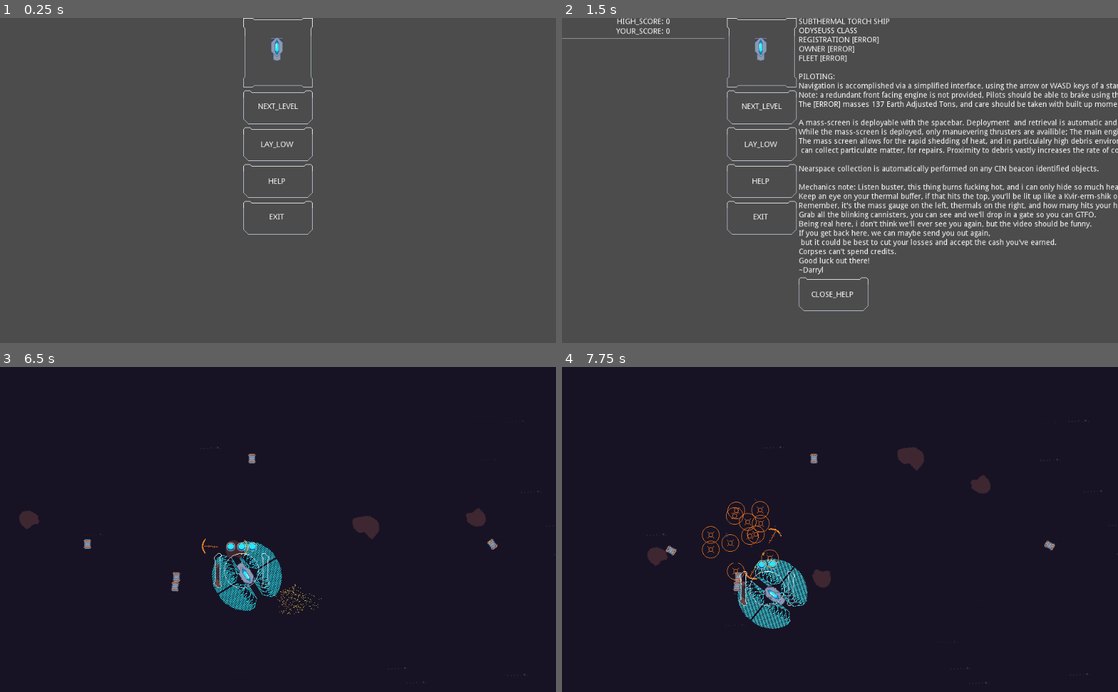
Above: before the commit, frames 1-4 (two rows, left to right).
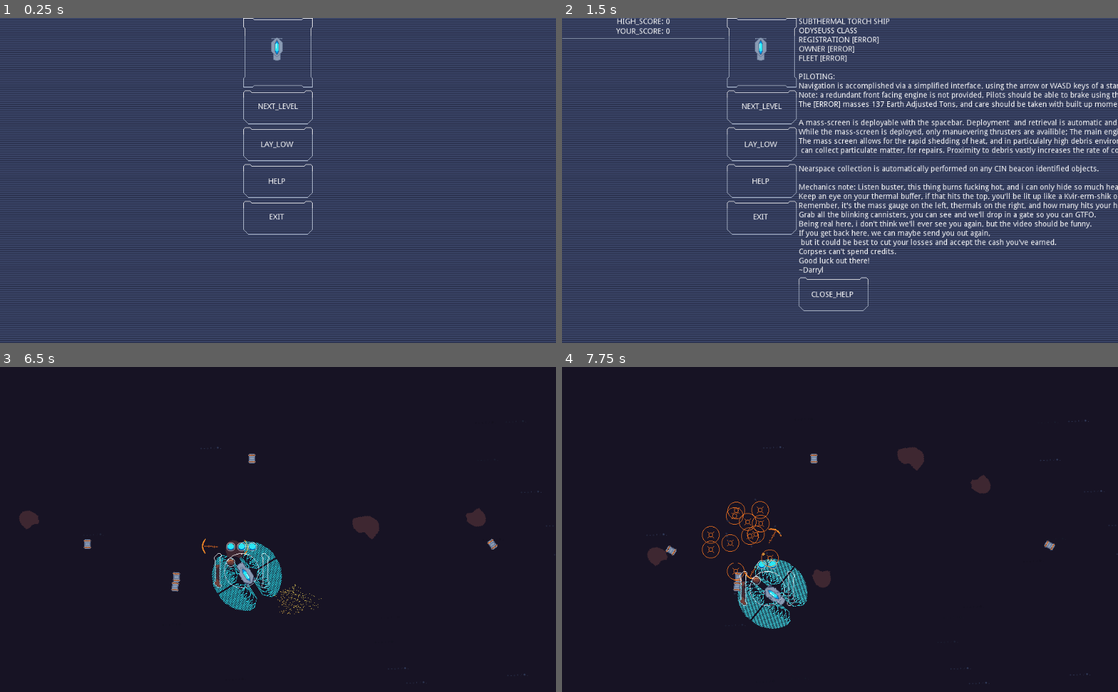
Above: after the commit, the same moments.

Repository: UnwarySage/Subthermal
Game: Godot game, scene res://level/menu/Menu.tscn
Two runs of this game, one before a commit and one after it. Both use one fixed random seed, a clock stepped at 60 frames per second and the inputs below.
Inputs:
- Up to frame 1 (0.25 s): no input
- Up to frame 2 (1.5 s): click "LAY_LOW" at 0.5 s; click "HELP" at 1.25 s
- Up to frame 3 (6.5 s): click "NEXT_LEVEL" at 2 s; tap Enter at 2.75 s; hold D (player_turn_right) 2.78-3.53 s; hold Space (player_deploy_mesh) 2.78-3.53 s; hold Down (player_brake) 3.53-4.28 s; tap Shift (player_fire_waffle) at 3.6, 5.1 s; hold D (player_turn_right) 4.28-5.03 s; hold Space (player_deploy_mesh) 4.28-5.03 s; hold W (player_forward) 5.03-5.78 s; hold A (player_turn_left) from 5.78 s (still down); hold Space (player_deploy_mesh) from 5.78 s (still down)
- Up to frame 4 (7.75 s): release Space (player_deploy_mesh) at 6.53 s; tap Shift (player_fire_waffle) at 6.6 s; release A (player_turn_left) at 7.28 s; hold Down (player_brake) from 7.28 s (still down); hold Space (player_deploy_mesh) from 7.28 s (still down)

The runs differ from the first frame. In frame 1, 86% of the frame differs, in the area x 0-100%, y 0-100%; in frame 2, 78%; in frame 3, less than 0.1%; in frame 4, less than 0.1%.

Commit message:
player registers with HUD
add can shoot waffle icon

Diff:
--- a/game/entities/player/PlayerHud.gd
+++ b/game/entities/player/PlayerHud.gd
@@ -1,11 +1,12 @@
 extends VBoxContainer
 var life_icon_scene = preload("res://entities/player/LifeIcon.tscn")
+var player = null
 
 
 
 func _on_ShipBody_heat_updated(new_val):
 	$HBoxContainer/ThermalGauge.value = new_val
-	$HBoxContainer/ThermalGauge.max_value = self.get_parent().get_parent().thermal_buffer
+	$HBoxContainer/ThermalGauge.max_value = player.thermal_buffer
 
 func _on_ShipBody_life_updated(new_val):
 	adjust_life_icons(new_val)
@@ -19,4 +20,8 @@
 
 func _on_ShipBody_mass_updated(new_val):
 	$HBoxContainer/MassGauge.value = new_val
-	$HBoxContainer/MassGauge.max_value = self.get_parent().get_parent().max_mass
+	$HBoxContainer/MassGauge.max_value = player.max_mass
+	if (player.waffle_cost < new_val):
+		self.get_node("../WaffleReadyIcon").frame =0
+	else:
+		self.get_node("../WaffleReadyIcon").frame =1
--- a/game/entities/player/Ship.gd
+++ b/game/entities/player/Ship.gd
@@ -37,8 +37,10 @@
 	$EngineTarget.position.y = -engine_strength
 	$ThrusterTarget.position.x = thruster_strength
 	GAMEKEEPER.register_player(self)
+	$Follower/HUD.player = self
 	emit_signal("life_updated", max_health-damage)
 	emit_signal("mass_updated", stored_mass)
+
 	print("ship spawned")
 
 func _process(delta):
--- a/game/entities/player/Ship.tscn
+++ b/game/entities/player/Ship.tscn
@@ -15,12 +15,14 @@
 [ext_resource path="res://entities/player/ship_ui_background.png" type="Texture" id=13]
 [ext_resource path="res://entities/player/temperature_gauge_outer.png" type="Texture" id=14]
 [ext_resource path="res://entities/player/temperature_gauge_inner.png" type="Texture" id=15]
-[ext_resource path="res://entities/player/impact1.wav" type="AudioStream" id=16]
-[ext_resource path="res://entities/player/death.wav" type="AudioStream" id=17]
-[ext_resource path="res://entities/player/pickup.wav" type="AudioStream" id=18]
-[ext_resource path="res://entities/player/engine_fire.wav" type="AudioStream" id=19]
-[ext_resource path="res://entities/player/fail_to_fire.wav" type="AudioStream" id=20]
-[ext_resource path="res://entities/player/fire.wav" type="AudioStream" id=21]
+[ext_resource path="res://entities/player/ship_ui_icons2.png" type="Texture" id=16]
+[ext_resource path="res://entities/player/ship_ui_icons3.png" type="Texture" id=17]
+[ext_resource path="res://entities/player/impact1.wav" type="AudioStream" id=18]
+[ext_resource path="res://entities/player/death.wav" type="AudioStream" id=19]
+[ext_resource path="res://entities/player/pickup.wav" type="AudioStream" id=20]
+[ext_resource path="res://entities/player/engine_fire.wav" type="AudioStream" id=21]
+[ext_resource path="res://entities/player/fail_to_fire.wav" type="AudioStream" id=22]
+[ext_resource path="res://entities/player/fire.wav" type="AudioStream" id=23]
 
 [sub_resource type="SpriteFrames" id=8]
 
@@ -106,7 +108,16 @@
 anim_loop = false
 _sections_unfolded = [ "Color", "Emission Shape", "Flags", "Hue Variation", "Initial Velocity", "Linear Accel", "Spread" ]
 
-[node name="ShipBody" type="RigidBody2D" groups=[
+[sub_resource type="SpriteFrames" id=9]
+
+animations = [ {
+"frames": [ ExtResource( 16 ), ExtResource( 17 ) ],
+"loop": true,
+"name": "default",
+"speed": 5.0
+} ]
+
+[node name="ShipBody" type="RigidBody2D" index="0" groups=[
 "player",
 "has_temperature",
 "ship",
@@ -198,11 +209,12 @@
 
 [node name="HUD" type="VBoxContainer" parent="Follower" index="0"]
 
+editor/display_folded = true
 anchor_left = 0.5
 anchor_top = 0.5
 anchor_right = 0.5
 anchor_bottom = 0.5
-margin_left = -78.0
+margin_left = -77.0
 margin_top = -62.0
 margin_right = 58.0
 margin_bottom = 70.0
@@ -215,7 +227,8 @@
 script = ExtResource( 9 )
 _sections_unfolded = [ "Anchor", "Margin" ]
 __meta__ = {
-"_edit_group_": true
+"_edit_group_": true,
+"_edit_lock_": true
 }
 
 [node name="LifeContainer" type="HBoxContainer" parent="Follower/HUD" index="0"]
@@ -224,7 +237,7 @@
 anchor_top = 0.0
 anchor_right = 0.0
 anchor_bottom = 0.0
-margin_right = 136.0
+margin_right = 135.0
 margin_bottom = 16.0
 rect_pivot_offset = Vector2( 0, 0 )
 mouse_filter = 1
@@ -232,7 +245,7 @@
 size_flags_horizontal = 1
 size_flags_vertical = 1
 alignment = 1
-_sections_unfolded = [ "Grow Direction", "Margin" ]
+_sections_unfolded = [ "Grow Direction", "Margin", "Rect" ]
 
 [node name="LifeIcon" type="TextureRect" parent="Follower/HUD/LifeContainer" index="0"]
 
@@ -240,8 +253,8 @@
 anchor_top = 0.0
 anchor_right = 0.0
 anchor_bottom = 0.0
-margin_left = 60.0
-margin_right = 76.0
+margin_left = 59.0
+margin_right = 75.0
 margin_bottom = 16.0
 rect_pivot_offset = Vector2( 0, 0 )
 mouse_filter = 1
@@ -258,7 +271,7 @@
 anchor_right = 0.0
 anchor_bottom = 0.0
 margin_top = 20.0
-margin_right = 136.0
+margin_right = 135.0
 margin_bottom = 84.0
 rect_pivot_offset = Vector2( 0, 0 )
 mouse_filter = 1
@@ -274,8 +287,8 @@
 anchor_top = 0.0
 anchor_right = 0.0
 anchor_bottom = 0.0
-margin_left = 17.0
-margin_right = 32.0
+margin_left = 16.0
+margin_right = 31.0
 margin_bottom = 64.0
 rect_pivot_offset = Vector2( 0, 0 )
 mouse_filter = 0
@@ -304,8 +317,8 @@
 anchor_top = 0.0
 anchor_right = 0.0
 anchor_bottom = 0.0
-margin_left = 36.0
-margin_right = 100.0
+margin_left = 35.0
+margin_right = 99.0
 margin_bottom = 64.0
 rect_pivot_offset = Vector2( 0, 0 )
 mouse_filter = 1
@@ -321,8 +334,8 @@
 anchor_top = 0.0
 anchor_right = 0.0
 anchor_bottom = 0.0
-margin_left = 104.0
-margin_right = 119.0
+margin_left = 103.0
+margin_right = 118.0
 margin_bottom = 64.0
 rect_pivot_offset = Vector2( 0, 0 )
 mouse_filter = 0
@@ -345,6 +358,13 @@
 nine_patch_stretch = false
 _sections_unfolded = [ "Anchor", "Margin", "Rect", "Textures" ]
 
+[node name="WaffleReadyIcon" type="AnimatedSprite" parent="Follower" index="1"]
+
+position = Vector2( -30, -25 )
+frames = SubResource( 9 )
+animation = "default"
+_sections_unfolded = [ "Transform" ]
+
 [node name="DeathTimer" type="Timer" parent="." index="7"]
 
 process_mode = 1
@@ -358,26 +378,6 @@
 
 [node name="HitSound" type="AudioStreamPlayer2D" parent="." index="9"]
 
-stream = ExtResource( 16 )
-volume_db = 0.0
-autoplay = false
-max_distance = 2000.0
-attenuation = 1.0
-bus = "Master"
-area_mask = 1
-
-[node name="DeathSound" type="AudioStreamPlayer2D" parent="." index="10"]
-
-stream = ExtResource( 17 )
-volume_db = 0.0
-autoplay = false
-max_distance = 2000.0
-attenuation = 1.0
-bus = "Master"
-area_mask = 1
-
-[node name="CollectSound" type="AudioStreamPlayer2D" parent="." index="11"]
-
 stream = ExtResource( 18 )
 volume_db = 0.0
 autoplay = false
@@ -385,18 +385,24 @@
 attenuation = 1.0
 bus = "Master"
 area_mask = 1
-
-[node name="EngineSound" type="AudioStreamPlayer2D" parent="." index="12"]
+__meta__ = {
+"_edit_lock_": true
+}
+
+[node name="DeathSound" type="AudioStreamPlayer2D" parent="." index="10"]
 
 stream = ExtResource( 19 )
-volume_db = -15.0
-autoplay = false
-max_distance = 2000.0
-attenuation = 1.0
-bus = "Master"
-area_mask = 1
-
-[node name="ShootFailSound" type="AudioStreamPlayer2D" parent="." index="13"]
+volume_db = 0.0
+autoplay = false
+max_distance = 2000.0
+attenuation = 1.0
+bus = "Master"
+area_mask = 1
+__meta__ = {
+"_edit_lock_": true
+}
+
+[node name="CollectSound" type="AudioStreamPlayer2D" parent="." index="11"]
 
 stream = ExtResource( 20 )
 volume_db = 0.0
@@ -405,16 +411,48 @@
 attenuation = 1.0
 bus = "Master"
 area_mask = 1
+__meta__ = {
+"_edit_lock_": true
+}
+
+[node name="EngineSound" type="AudioStreamPlayer2D" parent="." index="12"]
+
+stream = ExtResource( 21 )
+volume_db = -15.0
+autoplay = false
+max_distance = 2000.0
+attenuation = 1.0
+bus = "Master"
+area_mask = 1
+__meta__ = {
+"_edit_lock_": true
+}
+
+[node name="ShootFailSound" type="AudioStreamPlayer2D" parent="." index="13"]
+
+stream = ExtResource( 22 )
+volume_db = 0.0
+autoplay = false
+max_distance = 2000.0
+attenuation = 1.0
+bus = "Master"
+area_mask = 1
+__meta__ = {
+"_edit_lock_": true
+}
 
 [node name="FireSound" type="AudioStreamPlayer2D" parent="." index="14"]
 
-stream = ExtResource( 21 )
+stream = ExtResource( 23 )
 volume_db = 0.0
 autoplay = false
 max_distance = 2000.0
 attenuation = 1.0
 bus = "Master"
 area_mask = 1
+__meta__ = {
+"_edit_lock_": true
+}
 
 [connection signal="body_entered" from="." to="." method="_on_ShipBody_body_entered"]
 
--- a/game/entities/reticule/Reticule.tscn
+++ b/game/entities/reticule/Reticule.tscn
@@ -5,7 +5,7 @@
 [ext_resource path="res://entities/reticule/reticule.png" type="Texture" id=3]
 [ext_resource path="res://entities/reticule/lockon1.wav" type="AudioStream" id=4]
 
-[node name="ReticulePosition" type="Node2D" index="0"]
+[node name="ReticulePosition" type="Node2D"]
 
 script = ExtResource( 1 )
 max_viz_distance = 120.0
--- a/game/entities/waffle/Waffle.tscn
+++ b/game/entities/waffle/Waffle.tscn
@@ -49,7 +49,7 @@
 
 frames = SubResource( 1 )
 animation = "default"
-frame = 4
+frame = 2
 playing = true
 
 [node name="WaffleShape" type="CollisionShape2D" parent="." index="1"]
--- a/game/level/menu/Menu.gd
+++ b/game/level/menu/Menu.gd
@@ -1,4 +1,4 @@
-extends HBoxContainer
+extends Control
 
 export (PackedScene) var scorebox_scene
 
@@ -6,11 +6,11 @@
 
 func _ready():
 	if(SCOREKEEPER.present_score != 0):
-		$MainMenu/PresentScoreBox/HiScoreDisplay.text = str(SCOREKEEPER.present_score)
-		$MainMenu/PresentScoreBox.visible = true
+		$CentralCollumn/MainMenu/PresentScoreBox/HiScoreDisplay.text = str(SCOREKEEPER.present_score)
+		$CentralCollumn/MainMenu/PresentScoreBox.visible = true
 	else:
-		$MainMenu/PresentScoreBox.visible = false
-	$MainMenu/NextLevelButton.grab_focus()
+		$CentralCollumn/MainMenu/PresentScoreBox.visible = false
+	$CentralCollumn/MainMenu/NextLevelButton.grab_focus()
 
 func _on_NextLevelButton_pressed():
 	GAMEKEEPER.enabled = true
@@ -20,30 +20,30 @@
 
 func _on_RetireButton_pressed():
 	lain_low = true
-	if($ScoreContainer.visible):
-		$ScoreContainer.visible = false
+	if($CentralCollumn/ScoreContainer.visible):
+		$CentralCollumn/ScoreContainer.visible = false
 	else:
 		_display_scores()
-		$ScoreContainer.visible = true
+		$CentralCollumn/ScoreContainer.visible = true
 
 func _on_HelpButton_pressed():
-	$HelpScreen.visible = !$HelpScreen.visible
+	$CentralCollumn/HelpScreen.visible = !$CentralCollumn/HelpScreen.visible
 
 func _on_ExitButton_pressed():
 	print("exiting")
 	get_tree().quit()
 
 func _on_CloseHelp_pressed():
-	$HelpScreen.visible = false
+	$CentralCollumn/HelpScreen.visible = false
 
 func _display_scores():
-	$ScoreContainer/ScoreScreen/YourScoreBox/HiScoreDisplay.text = str(SCOREKEEPER.present_score)
-	$ScoreContainer/ScoreScreen/HiScoreBox/HiScoreDisplay.text = str(SCOREKEEPER.high_score)
+	$CentralCollumn/ScoreContainer/ScoreScreen/YourScoreBox/HiScoreDisplay.text = str(SCOREKEEPER.present_score)
+	$CentralCollumn/ScoreContainer/ScoreScreen/HiScoreBox/HiScoreDisplay.text = str(SCOREKEEPER.high_score)
 
 	var index = 1
 	for score in SCOREKEEPER.prev_scores:
 		var box = scorebox_scene.instance()
 		box.get_node("HiScoreName").text = ("RUN_" + str(index) + ":")
 		box.get_node("HiScoreDisplay").text = str(score)
-		$ScoreContainer/ScoreScreen.add_child(box)
+		$CentralCollumn/ScoreContainer/ScoreScreen.add_child(box)
 		index += 1
--- a/game/level/menu/Menu.tscn
+++ b/game/level/menu/Menu.tscn
@@ -1,14 +1,32 @@
-[gd_scene load_steps=8 format=2]
-
-[ext_resource path="res://level/menu/Menu.gd" type="Script" id=1]
-[ext_resource path="res://level/menu/ScoreBox.tscn" type="PackedScene" id=2]
-[ext_resource path="res://level/menu/frame.png" type="Texture" id=3]
-[ext_resource path="res://entities/player/ship.png" type="Texture" id=4]
-[ext_resource path="res://level/menu/button_hollow.png" type="Texture" id=5]
-[ext_resource path="res://level/menu/button_full.png" type="Texture" id=6]
-[ext_resource path="res://level/menu/button_focussed.png" type="Texture" id=7]
-
-[node name="HBoxContainer" type="HBoxContainer"]
+[gd_scene load_steps=9 format=2]
+
+[ext_resource path="res://level/menu/menu_background.png" type="Texture" id=1]
+[ext_resource path="res://level/menu/Menu.gd" type="Script" id=2]
+[ext_resource path="res://level/menu/ScoreBox.tscn" type="PackedScene" id=3]
+[ext_resource path="res://level/menu/frame.png" type="Texture" id=4]
+[ext_resource path="res://entities/player/ship.png" type="Texture" id=5]
+[ext_resource path="res://level/menu/button_hollow.png" type="Texture" id=6]
+[ext_resource path="res://level/menu/button_full.png" type="Texture" id=7]
+[ext_resource path="res://level/menu/button_focussed.png" type="Texture" id=8]
+
+[node name="HBoxContainer" type="TextureRect"]
+
+anchor_left = 0.0
+anchor_top = 0.0
+anchor_right = 1.0
+anchor_bottom = 1.0
+rect_pivot_offset = Vector2( 0, 0 )
+mouse_filter = 1
+mouse_default_cursor_shape = 0
+size_flags_horizontal = 1
+size_flags_vertical = 1
+texture = ExtResource( 1 )
+stretch_mode = 2
+script = ExtResource( 2 )
+_sections_unfolded = [ "Margin" ]
+scorebox_scene = ExtResource( 3 )
+
+[node name="CentralCollumn" type="HBoxContainer" parent="." index="0"]
 
 anchor_left = 0.0
 anchor_top = 0.0
@@ -20,11 +38,8 @@
 size_flags_horizontal = 1
 size_flags_vertical = 1
 alignment = 1
-script = ExtResource( 1 )
-_sections_unfolded = [ "Margin" ]
-scorebox_scene = ExtResource( 2 )
-
-[node name="ScoreContainer" type="MarginContainer" parent="." index="0"]
+
+[node name="ScoreContainer" type="MarginContainer" parent="CentralCollumn" index="0"]
 
 editor/display_folded = true
 visible = false
@@ -32,8 +47,8 @@
 anchor_top = 0.0
 anchor_right = 0.0
 anchor_bottom = 0.0
-margin_left = 292.0
-margin_right = 600.0
+margin_left = 287.0
+margin_right = 595.0
 margin_bottom = 600.0
 rect_pivot_offset = Vector2( 0, 0 )
 mouse_filter = 0
@@ -42,8 +57,9 @@
 size_flags_vertical = 1
 _sections_unfolded = [ "Anchor", "Margin" ]
 
-[node name="ScoreScreen" type="VBoxContainer" parent="ScoreContainer" index="0"]
-
+[node name="ScoreScreen" type="VBoxContainer" parent="CentralCollumn/ScoreContainer" index="0"]
+
+editor/display_folded = true
 anchor_left = 0.0
 anchor_top = 0.0
 anchor_right = 0.0
@@ -60,9 +76,9 @@
 alignment = 0
 _sections_unfolded = [ "Anchor", "Margin", "Rect" ]
 
-[node name="HiScoreBox" parent="ScoreContainer/ScoreScreen" index="0" instance=ExtResource( 2 )]
-
-[node name="YourScoreBox" type="HBoxContainer" parent="ScoreContainer/ScoreScreen" index="1"]
+[node name="HiScoreBox" parent="CentralCollumn/ScoreContainer/ScoreScreen" index="0" instance=ExtResource( 3 )]
+
+[node name="YourScoreBox" type="HBoxContainer" parent="CentralCollumn/ScoreContainer/ScoreScreen" index="1"]
 
 anchor_left = 0.0
 anchor_top = 0.0
@@ -78,7 +94,7 @@
 size_flags_vertical = 1
 alignment = 1
 
-[node name="HiScoreName" type="Label" parent="ScoreContainer/ScoreScreen/YourScoreBox" index="0"]
+[node name="HiScoreName" type="Label" parent="CentralCollumn/ScoreContainer/ScoreScreen/YourScoreBox" index="0"]
 
 anchor_left = 0.0
 anchor_top = 0.0
@@ -97,7 +113,7 @@
 lines_skipped = 0
 max_lines_visible = -1
 
-[node name="HiScoreDisplay" type="Label" parent="ScoreContainer/ScoreScreen/YourScoreBox" index="1"]
+[node name="HiScoreDisplay" type="Label" parent="CentralCollumn/ScoreContainer/ScoreScreen/YourScoreBox" index="1"]
 
 anchor_left = 0.0
 anchor_top = 0.0
@@ -116,7 +132,7 @@
 lines_skipped = 0
 max_lines_visible = -1
 
-[node name="HSeparator" type="HSeparator" parent="ScoreContainer/ScoreScreen" index="2"]
+[node name="HSeparator" type="HSeparator" parent="CentralCollumn/ScoreContainer/ScoreScreen" index="2"]
 
 anchor_left = 0.0
 anchor_top = 0.0
@@ -131,8 +147,9 @@
 size_flags_horizontal = 1
 size_flags_vertical = 1
 
-[node name="MainMenu" type="VBoxContainer" parent="." index="1"]
-
+[node name="MainMenu" type="VBoxContainer" parent="CentralCollumn" index="1"]
+
+editor/display_folded = true
 anchor_left = 0.0
 anchor_top = 0.0
 anchor_right = 0.0
@@ -148,7 +165,7 @@
 alignment = 0
 _sections_unfolded = [ "Margin" ]
 
-[node name="CenterContainer" type="CenterContainer" parent="MainMenu" index="0"]
+[node name="CenterContainer" type="CenterContainer" parent="CentralCollumn/MainMenu" index="0"]
 
 anchor_left = 0.0
 anchor_top = 0.0
@@ -163,7 +180,7 @@
 size_flags_vertical = 1
 use_top_left = false
 
-[node name="TextureRect" type="TextureRect" parent="MainMenu/CenterContainer" index="0"]
+[node name="TextureRect" type="TextureRect" parent="CentralCollumn/MainMenu/CenterContainer" index="0"]
 
 anchor_left = 0.0
 anchor_top = 0.0
@@ -177,10 +194,10 @@
 mouse_default_cursor_shape = 0
 size_flags_horizontal = 1
 size_flags_vertical = 1
-texture = ExtResource( 3 )
+texture = ExtResource( 4 )
 stretch_mode = 0
 
-[node name="ship" type="TextureRect" parent="MainMenu/CenterContainer/TextureRect" index="0"]
+[node name="ship" type="TextureRect" parent="CentralCollumn/MainMenu/CenterContainer/TextureRect" index="0"]
 
 anchor_left = 0.0
 anchor_top = 0.0
@@ -195,17 +212,17 @@
 mouse_default_cursor_shape = 0
 size_flags_horizontal = 1
 size_flags_vertical = 1
-texture = ExtResource( 4 )
+texture = ExtResource( 5 )
 stretch_mode = 0
 
-[node name="PresentScoreBox" parent="MainMenu" index="1" instance=ExtResource( 2 )]
+[node name="PresentScoreBox" parent="CentralCollumn/MainMenu" index="1" instance=ExtResource( 3 )]
 
 margin_top = 132.0
 margin_right = 138.0
 margin_bottom = 146.0
 _sections_unfolded = [ "Focus" ]
 
-[node name="NextLevelButton" type="TextureButton" parent="MainMenu" index="2"]
+[node name="NextLevelButton" type="TextureButton" parent="CentralCollumn/MainMenu" index="2"]
 
 anchor_left = 0.0
 anchor_top = 0.0
@@ -225,11 +242,11 @@
 enabled_focus_mode = 2
 shortcut = null
 group = null
-texture_normal = ExtResource( 5 )
-texture_hover = ExtResource( 6 )
+texture_normal = ExtResource( 6 )
+texture_hover = ExtResource( 7 )
 _sections_unfolded = [ "Focus" ]
 
-[node name="Label" type="Label" parent="MainMenu/NextLevelButton" index="0"]
+[node name="Label" type="Label" parent="CentralCollumn/MainMenu/NextLevelButton" index="0"]
 
 anchor_left = 0.0
 anchor_top = 0.0
@@ -247,7 +264,7 @@
 lines_skipped = 0
 max_lines_visible = -1
 
-[node name="RetireButton" type="TextureButton" parent="MainMenu" index="3"]
+[node name="RetireButton" type="TextureButton" parent="CentralCollumn/MainMenu" index="3"]
 
 anchor_left = 0.0
 anchor_top = 0.0
@@ -268,11 +285,11 @@
 enabled_focus_mode = 2
 shortcut = null
 group = null
-texture_normal = ExtResource( 5 )
-texture_hover = ExtResource( 6 )
+texture_normal = ExtResource( 6 )
+texture_hover = ExtResource( 7 )
 _sections_unfolded = [ "Focus", "Textures" ]
 
-[node name="Label2" type="Label" parent="MainMenu/RetireButton" index="0"]
+[node name="Label2" type="Label" parent="CentralCollumn/MainMenu/RetireButton" index="0"]
 
 anchor_left = 0.0
 anchor_top = 0.0
@@ -294,7 +311,7 @@
 lines_skipped = 0
 max_lines_visible = -1
 
-[node name="HelpButton" type="TextureButton" parent="MainMenu" index="4"]
+[node name="HelpButton" type="TextureButton" parent="CentralCollumn/MainMenu" index="4"]
 
 anchor_left = 0.0
 anchor_top = 0.0
@@ -315,11 +332,11 @@
 enabled_focus_mode = 2
 shortcut = null
 group = null
-texture_normal = ExtResource( 5 )
-texture_hover = ExtResource( 6 )
+texture_normal = ExtResource( 6 )
+texture_hover = ExtResource( 7 )
 _sections_unfolded = [ "Focus", "Textures" ]
 
-[node name="Label3" type="Label" parent="MainMenu/HelpButton" index="0"]
+[node name="Label3" type="Label" parent="CentralCollumn/MainMenu/HelpButton" index="0"]
 
 anchor_left = 0.0
 anchor_top = 0.0
@@ -341,7 +358,7 @@
 lines_skipped = 0
 max_lines_visible = -1
 
-[node name="ExitButton" type="TextureButton" parent="MainMenu" index="5"]
+[node name="ExitButton" type="TextureButton" parent="CentralCollumn/MainMenu" index="5"]
 
 anchor_left = 0.0
 anchor_top = 0.0
@@ -362,12 +379,12 @@
 enabled_focus_mode = 2
 shortcut = null
 group = null
-texture_normal = ExtResource( 5 )
-texture_hover = ExtResource( 6 )
-texture_focused = ExtResource( 7 )
+texture_normal = ExtResource( 6 )
+texture_hover = ExtResource( 7 )
+texture_focused = ExtResource( 8 )
 _sections_unfolded = [ "Textures" ]
 
-[node name="Label2" type="Label" parent="MainMenu/ExitButton" index="0"]
+[node name="Label2" type="Label" parent="CentralCollumn/MainMenu/ExitButton" index="0"]
 
 anchor_left = 0.0
 anchor_top = 0.0
@@ -387,7 +404,7 @@
 lines_skipped = 0
 max_lines_visible = -1
 
-[node name="HelpScreen" type="MarginContainer" parent="." index="2"]
+[node name="HelpScreen" type="MarginContainer" parent="CentralCollumn" index="2"]
 
 editor/display_folded = true
 visible = false
@@ -395,9 +412,9 @@
 anchor_top = 0.0
 anchor_right = 0.0
 anchor_bottom = 0.0
-margin_left = 218.0
-margin_right = 943.0
-margin_bottom = 600.0
+margin_left = 454.0
+margin_right = 1179.0
+margin_bottom = 541.0
 rect_pivot_offset = Vector2( 0, 0 )
 mouse_filter = 0
 mouse_default_cursor_shape = 0
@@ -405,7 +422,7 @@
 size_flags_vertical = 1
 _sections_unfolded = [ "Anchor", "Margin" ]
 
-[node name="VBoxContainer" type="VBoxContainer" parent="HelpScreen" index="0"]
+[node name="VBoxContainer" type="VBoxContainer" parent="CentralCollumn/HelpScreen" index="0"]
 
 anchor_left = 0.0
 anchor_top = 0.0
@@ -413,7 +430,7 @@
 anchor_bottom = 0.0
 margin_left = 8.0
 margin_right = 725.0
-margin_bottom = 600.0
+margin_bottom = 541.0
 rect_pivot_offset = Vector2( 0, 0 )
 mouse_filter = 1
 mouse_default_cursor_shape = 0
@@ -421,7 +438,7 @@
 size_flags_vertical = 1
 alignment = 0
 
-[node name="HelpText" type="Label" parent="HelpScreen/VBoxContainer" index="0"]
+[node name="HelpText" type="Label" parent="CentralCollumn/HelpScreen/VBoxContainer" index="0"]
 
 anchor_left = 0.0
 anchor_top = 0.0
@@ -467,7 +484,7 @@
 max_lines_visible = -1
 _sections_unfolded = [ "Margin" ]
 
-[node name="HBoxContainer" type="HBoxContainer" parent="HelpScreen/VBoxContainer" index="1"]
+[node name="HBoxContainer" type="HBoxContainer" parent="CentralCollumn/HelpScreen/VBoxContainer" index="1"]
 
 anchor_left = 0.0
 anchor_top = 0.0
@@ -483,7 +500,7 @@
 size_flags_vertical = 1
 alignment = 0
 
-[node name="CloseHelp" type="TextureButton" parent="HelpScreen/VBoxContainer/HBoxContainer" index="0"]
+[node name="CloseHelp" type="TextureButton" parent="CentralCollumn/HelpScreen/VBoxContainer/HBoxContainer" index="0"]
 
 anchor_left = 0.0
 anchor_top = 0.0
@@ -501,11 +518,11 @@
 enabled_focus_mode = 2
 shortcut = null
 group = null
-texture_normal = ExtResource( 5 )
-texture_hover = ExtResource( 6 )
+texture_normal = ExtResource( 6 )
+texture_hover = ExtResource( 7 )
 _sections_unfolded = [ "Textures" ]
 
-[node name="Label" type="Label" parent="HelpScreen/VBoxContainer/HBoxContainer/CloseHelp" index="0"]
+[node name="Label" type="Label" parent="CentralCollumn/HelpScreen/VBoxContainer/HBoxContainer/CloseHelp" index="0"]
 
 anchor_left = 0.0
 anchor_top = 0.0
@@ -527,12 +544,10 @@
 lines_skipped = 0
 max_lines_visible = -1
 
-[connection signal="pressed" from="MainMenu/NextLevelButton" to="." method="_on_NextLevelButton_pressed"]
-
-[connection signal="pressed" from="MainMenu/RetireButton" to="." method="_on_RetireButton_pressed"]
-
-[connection signal="pressed" from="MainMenu/HelpButton" to="." method="_on_HelpButton_pressed"]
-
-[connection signal="pressed" from="MainMenu/ExitButton" to="." method="_on_ExitButton_pressed"]
-
-[connection signal="pressed" from="HelpScreen/VBoxContainer/HBoxContainer/CloseHelp" to="." method="_on_CloseHelp_pressed"]
+[connection signal="pressed" from="CentralCollumn/MainMenu/NextLevelButton" to="." method="_on_NextLevelButton_pressed"]
+
+[connection signal="pressed" from="CentralCollumn/MainMenu/RetireButton" to="." method="_on_RetireButton_pressed"]
+
+[connection signal="pressed" from="CentralCollumn/MainMenu/HelpButton" to="." method="_on_HelpButton_pressed"]
+
+[connection signal="pressed" from="CentralCollumn/MainMenu/ExitButton" to="." method="_on_ExitButton_pressed"]
Not shown: 1 places in game/entities/player/Ship.tscn that only renumber resources
Binary file added: game/entities/player/ship_ui_icons1.png
Not shown, added: game/entities/player/ship_ui_icons1.png.import
Binary file added: game/entities/player/ship_ui_icons2.png
Not shown, added: game/entities/player/ship_ui_icons2.png.import
Binary file added: game/entities/player/ship_ui_icons3.png
Not shown, added: game/entities/player/ship_ui_icons3.png.import
Binary file added: game/level/menu/menu_background.png
Not shown, added: game/level/menu/menu_background.png.import
Not shown, added: art-source/menu_background.ase
